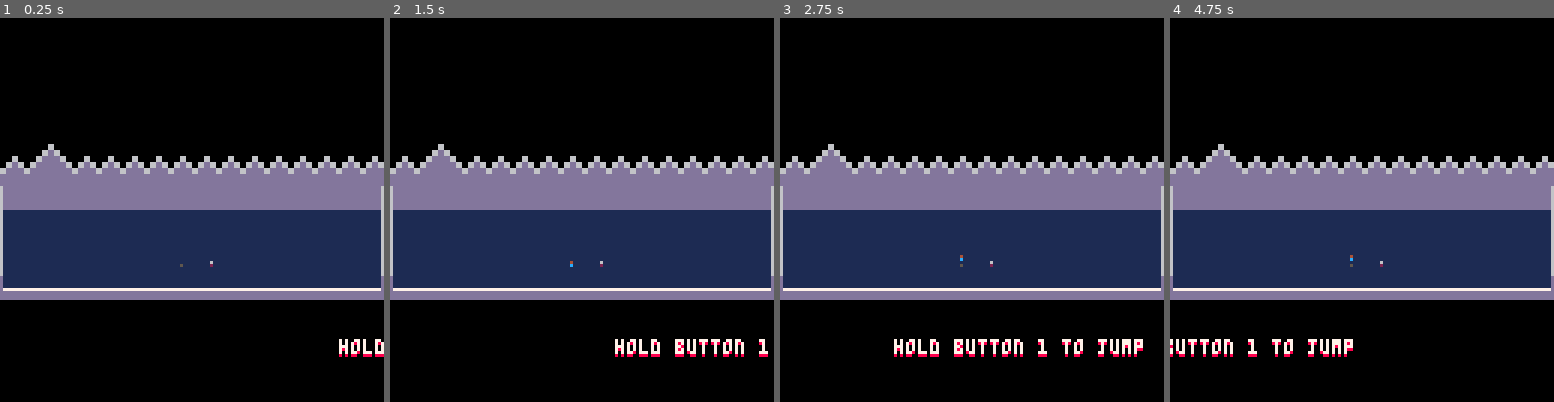
Above: before the commit, frames 1-4 (left to right).
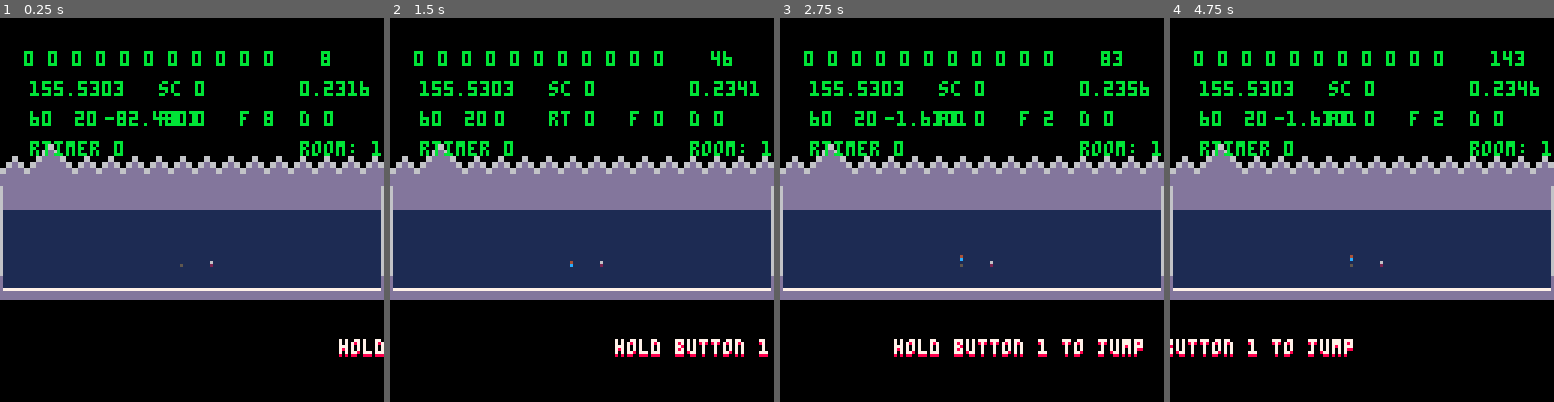
Above: after the commit, the same moments.

Repository: arnodick/tiny_parkour
Game: PICO-8 cartridge tinyp.p8
Same seed, same stepped clock (60 frames per second), same inputs: the game is played once before the commit and once after it.
Inputs:
- Up to frame 1 (0.25 s): no input
- Up to frame 2 (1.5 s): tap X (X key) at 0.33, 1.07 s; tap O (Z key) at 0.7 s
- Up to frame 3 (2.75 s): tap O (Z key) at 1.7, 2.1, 2.5 s; tap X (X key) at 1.85 s
- Up to frame 4 (4.75 s): tap O (Z key) every 0.4 s from 2.9 to 4.5 s; tap X (X key) at 2.97, 4.08 s

The runs differ from the first frame. In frame 1, 3.7% of the frame differs, in the area x 6-100%, y 8-36%; in frame 2, 3.4%; in frame 3, 3.6%; in frame 4, 3.7%.

Commit message:
rough death menu implemented

Diff:
--- a/tinyp.p8
+++ b/tinyp.p8
@@ -3,7 +3,7 @@
 __lua__
 --tiny parkour
 --by aslhey pringle
-debug=false
+debug=true
 doff=0
 function items_i(r)
 if r==2 then
@@ -428,6 +428,13 @@
 	add(boss,b)
 end
 
+function makemenu()
+	local m={}
+	m.opt={}
+	m.opt[1]="press button to retry"
+	add(menus,m)
+end
+
 function doplayer(p)
 	--if p.z==-15 then music(0,0,1) end
 	--if p.z>15 then music(-1,0,1) end
@@ -452,42 +459,17 @@
 		if r.flc==0 then
 			if gh==0 then
 				dset(63,dget(63)+1)
+				sfx(2,2)
 				if #bubbles>bubblei+6 then while #bubbles>bubblei do bubbles[#bubbles]=nil end end
 				if #bubbles>bubblei+6 then while #bubbles>bubblei do del(bubbles,bubbles[#bubbles]) end end
 				makebubble(p.x,p.y,rnd(0.1)+0.1,p.c1)
 				makebubble(p.x,p.y,rnd(0.1)+0.1,p.c2)
-	 		--if p.fall>10 then
-	 			--for k,v in pairs(splat) do splat[k]=nil end
-	 			--makesplat(p.x,p.y,p.xspeed,p.yspeed)
-	 		--end
-	 		--todo: maybe delete and reinit player here?
-
-	 		for k,v in pairs(player) do player[k]=nil end
- 			makeplayer(rooms[room].px,rooms[room].py,10,1,14-flr(rnd(2))*10,3+flr(rnd(2))*9,ps) --0.5
 
  			for k,v in pairs(parts) do parts[k]=nil end
 	 		for a=1,30 do makepart(player[1].x,player[1].y-mget(player[1].x,player[1].y),3,3,player[1].c2) end
 
---	 		p.x=p.xs p.y=p.ys
-	 		sfx(2,2)
---	 		for a=0,r.h do
---	 			for b=0,r.w do
---	 				mset(b,a,0)
---	 			end
---	 		end
-	 		reload(r.dest,r.src,r.len)
-	 		for k,v in pairs(finish) do finish[k]=nil end
-	 		for k,v in pairs(ending) do ending[k]=nil end
-	 		for k,v in pairs(boss) do boss[k]=nil end
-	 		for k,v in pairs(buttons) do buttons[k]=nil end
-	 		for k,v in pairs(buttons_s) do buttons_s[k]=nil end
-	 		for k,v in pairs(buttons_p) do buttons_p[k]=nil end
-	 		for k,v in pairs(buttons_c) do buttons_c[k]=nil end
-	 		for k,v in pairs(buttons_l) do buttons_l[k]=nil end
-	 		for k,v in pairs(teles) do teles[k]=nil end
---	 		for k,v in pairs(parts) do parts[k]=nil end
-	 		buttons_i(room)
-	 		doprogress(score,false)
+	 		for k,v in pairs(player) do player[k]=nil end
+	 		makemenu()
 			end
 		end
 		p.fall=0 p.ground+=1
@@ -771,6 +753,28 @@
 	end
 end
 
+function domenu(m)
+	if btnp(4) then
+		local r=rooms[room]
+		makeplayer(r.px,r.py,10,1,14-flr(rnd(2))*10,3+flr(rnd(2))*9,ps) --0.5
+		sfx(12,-1)
+		for a=1,40 do makepart(player[1].x,player[1].y-mget(player[1].x,player[1].y),1,1,flr(rnd(6))) end
+	 reload(r.dest,r.src,r.len)
+	 for k,v in pairs(finish) do finish[k]=nil end
+	 for k,v in pairs(ending) do ending[k]=nil end
+	 for k,v in pairs(boss) do boss[k]=nil end
+	 for k,v in pairs(buttons) do buttons[k]=nil end
+	 for k,v in pairs(buttons_s) do buttons_s[k]=nil end
+	 for k,v in pairs(buttons_p) do buttons_p[k]=nil end
+	 for k,v in pairs(buttons_c) do buttons_c[k]=nil end
+	 for k,v in pairs(buttons_l) do buttons_l[k]=nil end
+	 for k,v in pairs(teles) do teles[k]=nil end
+	 buttons_i(room)
+	 doprogress(score,false)
+	 for k,v in pairs(menus) do menus[k]=nil end
+	end
+end
+
 function drawactor(a)
 	if player[1]!=nil then
  pset(a.x,a.y-mget(a.x,a.y),5)
@@ -895,6 +899,10 @@
 	if timescore>0 then
 		print("time: "..timescore,b.x,b.z,8)
 	end
+end
+
+function drawmenu(m)
+	print(m.opt[1],31,16,8)
 end
 
 function _init()
@@ -934,6 +942,7 @@
 	finish={}
 	ending={}
 	boss={}
+	menus={}
 
 	makeplayer(rooms[room].px,rooms[room].py,10,1,14-flr(rnd(2))*10,3+flr(rnd(2))*9,ps) --0.5
 --	makeplayer(16,1,10,1,12,2,ps)
@@ -984,6 +993,7 @@
 	foreach(finish,drawfinish)
 	foreach(boss,drawboss)
 	foreach(parts,drawpart)
+	foreach(menus,drawmenu)
 
 	--if shake==true then
 		--camera(0+rnd(10)-5,-mh)
@@ -1070,6 +1080,7 @@
 	foreach(teles,dotele)
 	foreach(exits,doexit)
 	foreach(boss,doboss)
+	foreach(menus,domenu)
 	if p!=nil then
 --	if p.z>=-120 then cam=-r.h camera(p.x-64,cam+p.y+p.z) end
 	if p.z>=-120 then cam=-r.h camera(0,cam) end
